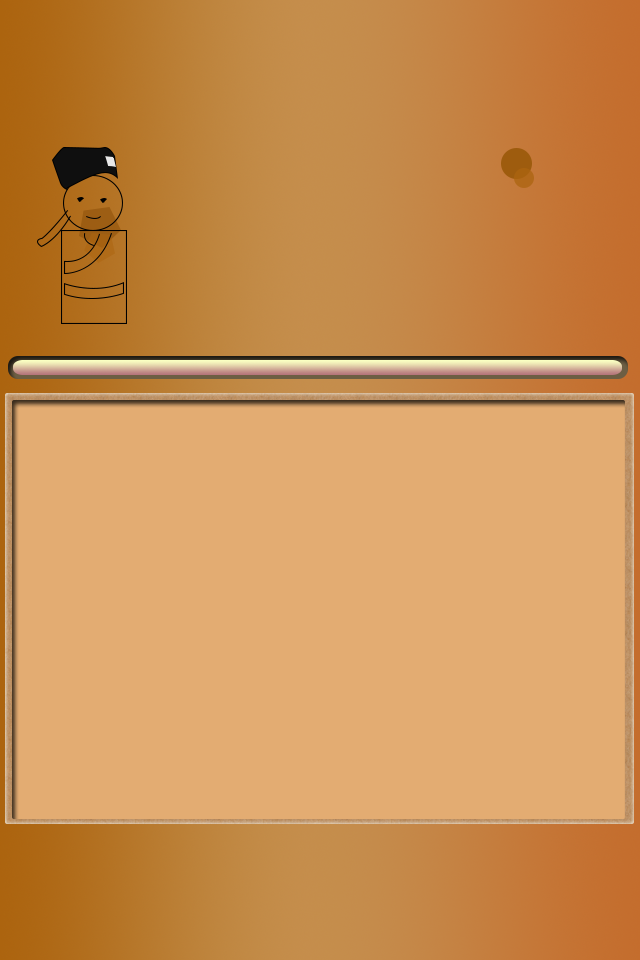
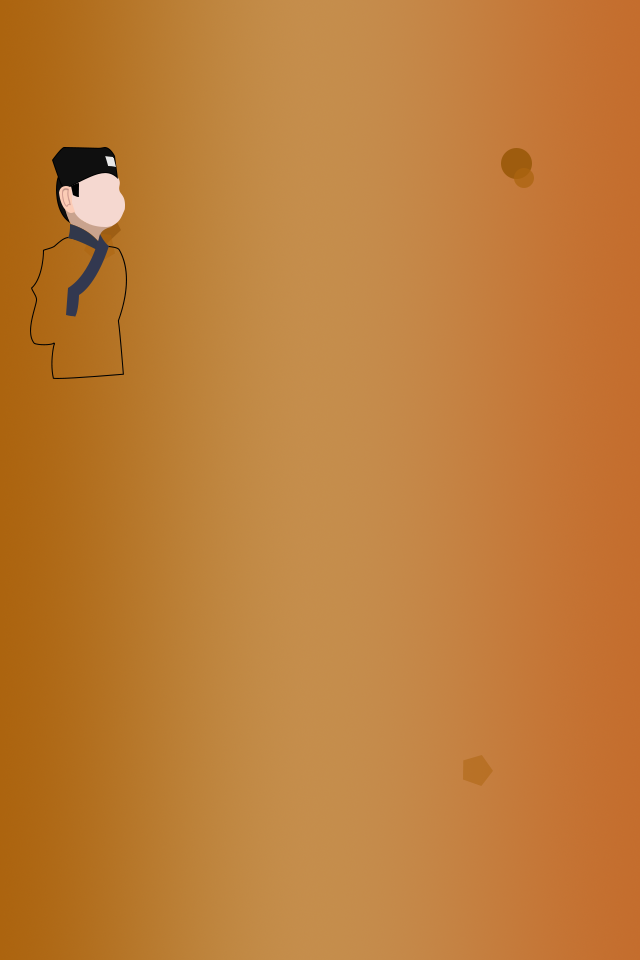
Comparing the layer stacks of the two 640x960 images. Changes:
hid "嘴" over [86, 216, 101, 218]
hid "腰带" over [64, 282, 124, 299]
painted on "衣襟右" over [65, 233, 111, 317]
painted on "衣襟左" over [68, 224, 99, 251]
hid "帽带" over [38, 210, 70, 246]
painted on "衣服" over [30, 230, 127, 379]
added layer "鬓角" in group "书童" over [71, 183, 79, 197]
added layer "内耳" in group "书童" over [62, 188, 71, 207]
added layer "耳朵" in group "书童" over [59, 186, 75, 213]
painted on "脸" over [63, 173, 125, 231]
added layer "脖子" in group "书童" over [65, 209, 111, 242]
added layer "头发" in group "书童" over [56, 177, 70, 223]
hid "进度条", painted on it over [13, 360, 622, 375]
hid "进度条背景" over [8, 356, 628, 379]
hid group "操作区域" (2 layers) over [5, 393, 634, 824]
